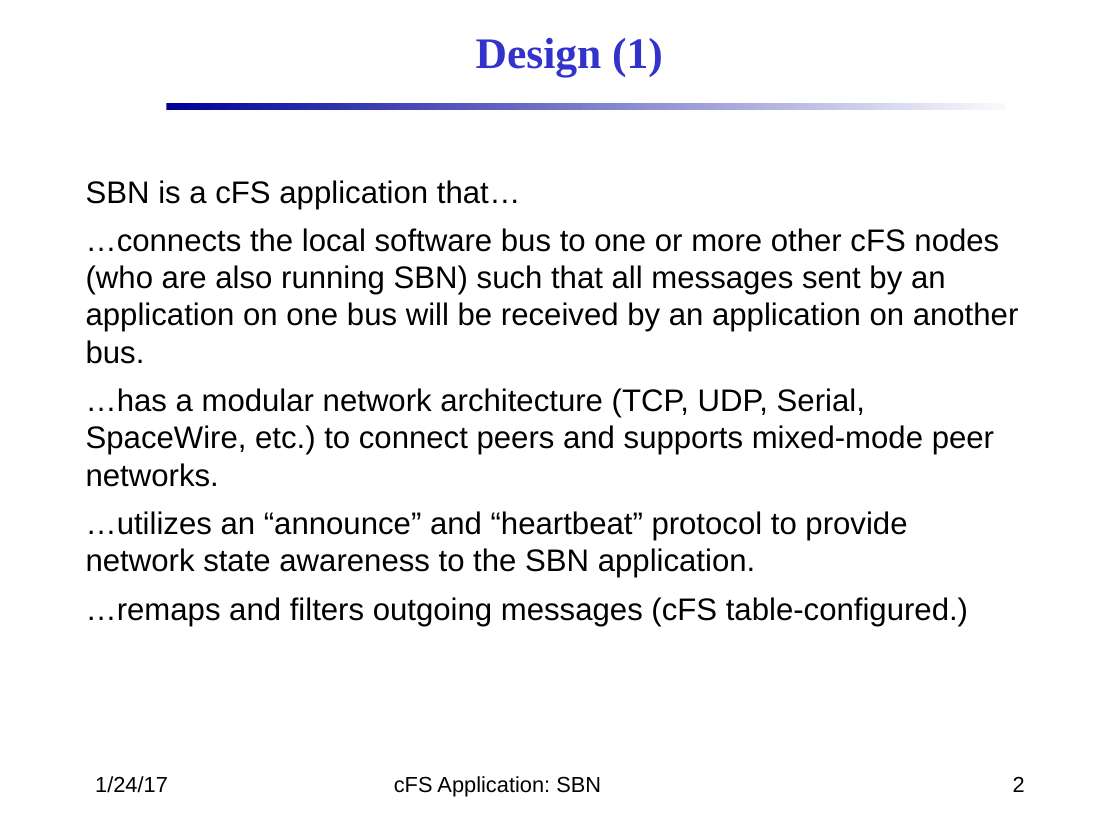
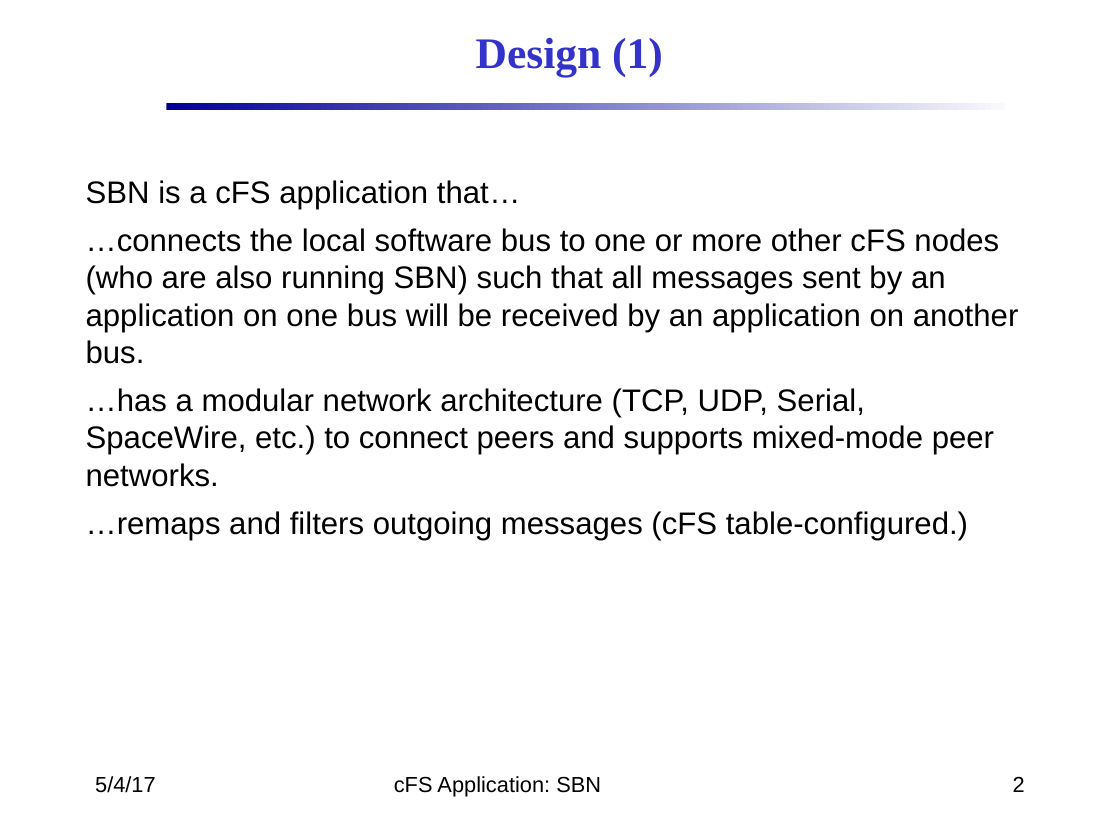
Before and after one commit to nasa/SBN, a slide deck: slide 2 of docs/SBN_Design.pptx. Drawn at 1120x840 pixels with LibreOffice and Linux fonts; fonts in the diff are those of the drawing; background and template pictures are left out. Boxes give left, top, right and bottom in pixels: in the first picture for what was removed or moved away, otherwise in the second. Text is boxed around its words. In the diff, an @@ line names an element or a change of style, - is before the commit and + after.

```diff
--- a/docs/SBN_Design.pptx
+++ b/docs/SBN_Design.pptx
@@ text at (86, 511, 907, 578): paragraph removed @@
-…utilizes an “announce” and “heartbeat” protocol to provide network state awareness to the SBN application.
@@ text at (95, 776, 156, 793): text changed @@
-1/24/17
+5/4/17
```
Also in this commit, not shown: 19 other slides changed, 1 slide added.
